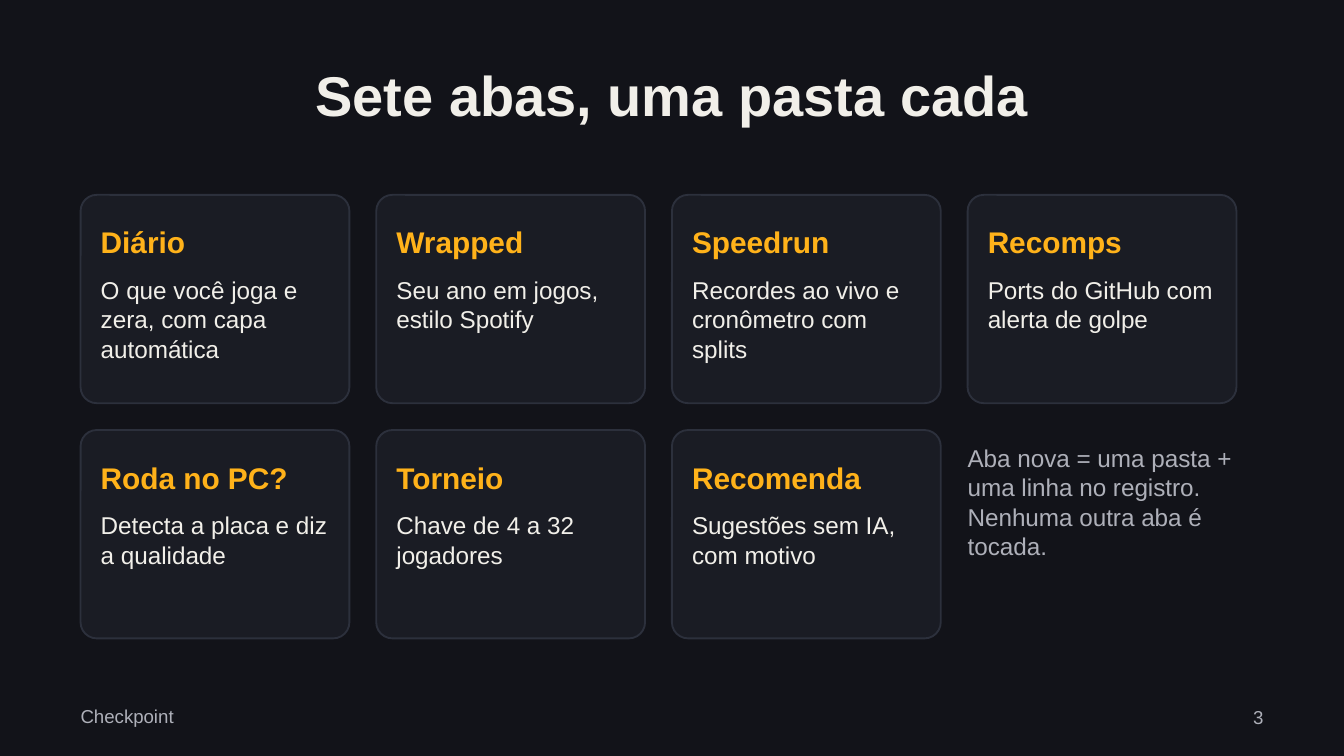
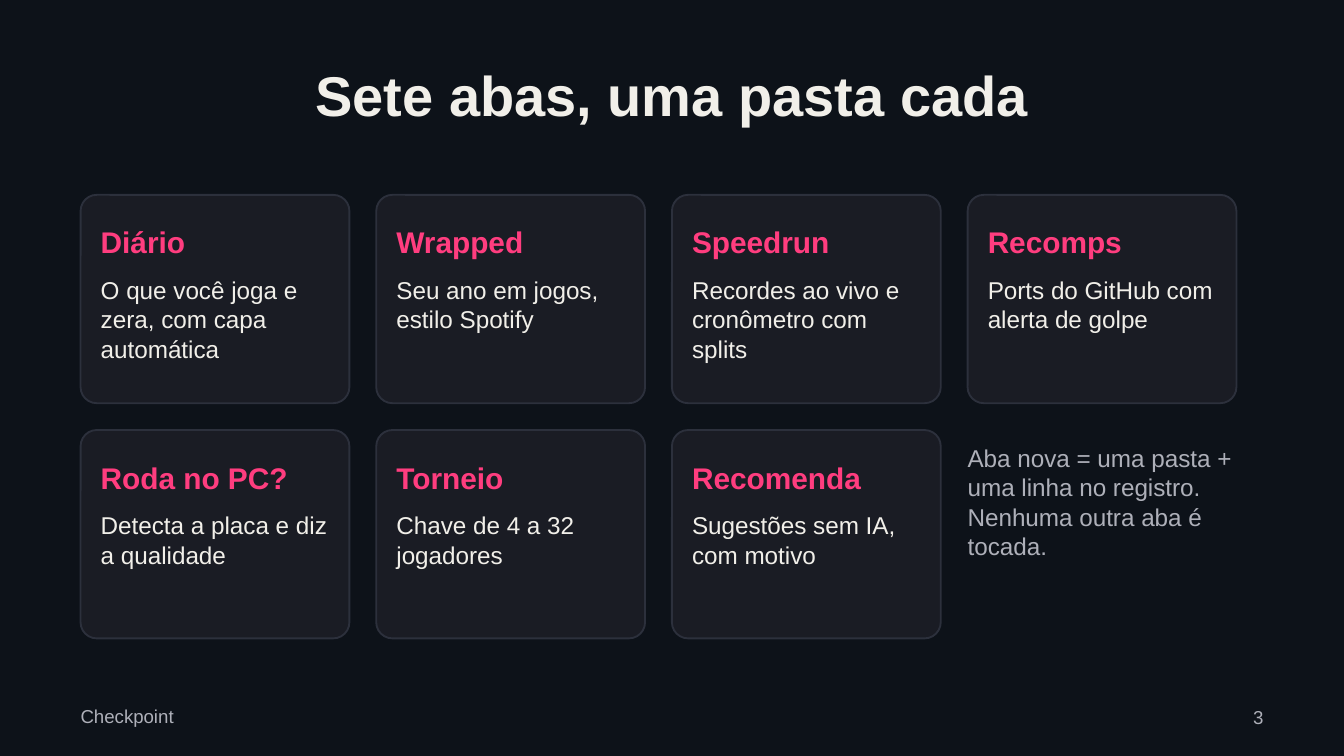
Before and after one commit to Samuel25z/checkpoint, a slide deck: slide 3 of relatorio/Apresentacao-Checkpoint.pptx. Drawn at 1344x756 pixels with LibreOffice and Linux fonts; fonts in the diff are those of the drawing. Boxes give left, top, right and bottom in pixels: in the first picture for what was removed or moved away, otherwise in the second. Text is boxed around its words. In the diff, an @@ line names an element or a change of style, - is before the commit and + after.

```diff
--- a/relatorio/Apresentacao-Checkpoint.pptx
+++ b/relatorio/Apresentacao-Checkpoint.pptx
@@ background #121319 to #0D1219 @@
@@ text colour #FFB21A to #FF3D7F in 7 elements at bbox=[101, 231, 185, 254], bbox=[396, 231, 523, 259], bbox=[692, 231, 829, 259], bbox=[988, 232, 1122, 259], bbox=[101, 467, 288, 490], bbox=[396, 467, 503, 490], bbox=[692, 467, 861, 490] @@
```
Also in this commit, not shown: 9 other slides changed, 36 other files.
